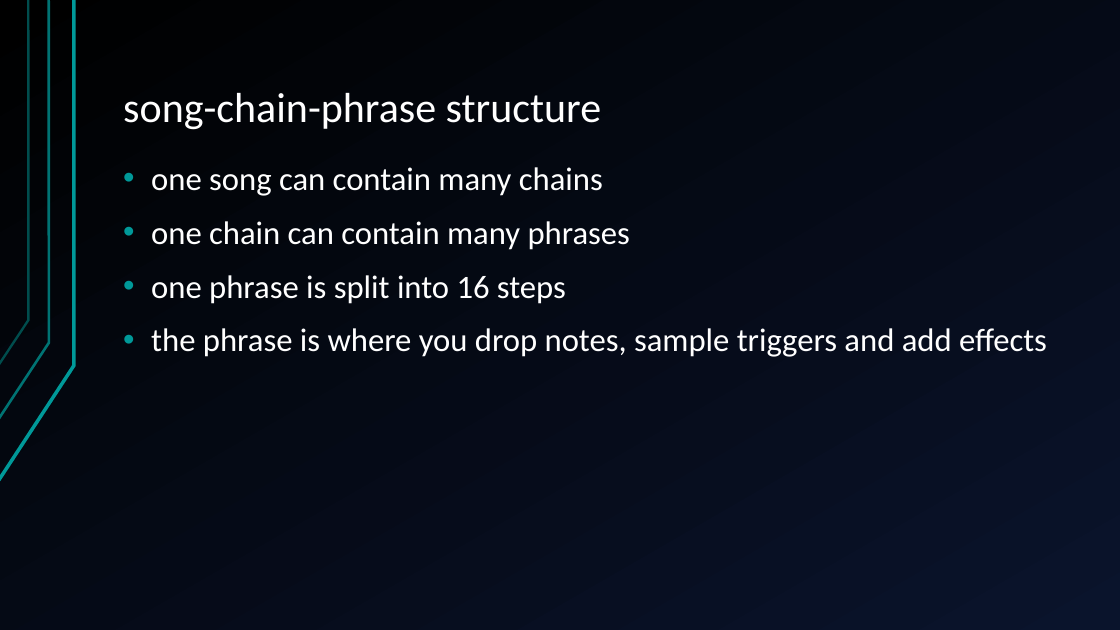
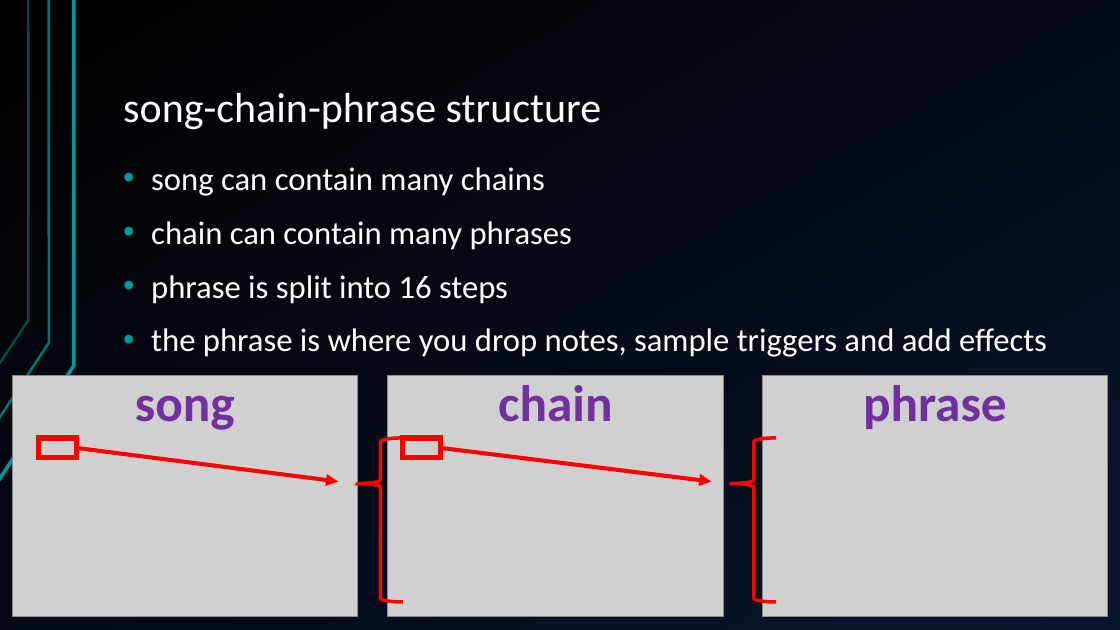
Before and after one commit to jegasus/m8-tracker-workshop, a slide deck: slide 13 of slides_v1.odp (slide 14 before the commit). Drawn at 1120x630 pixels with LibreOffice and Linux fonts; fonts in the diff are those of the drawing; grey boxes stand for pictures. Boxes give left, top, right and bottom in pixels: in the first picture for what was removed or moved away, otherwise in the second. Text is boxed around its words. In the diff, an @@ line names an element or a change of style, - is before the commit and + after.

```diff
--- a/slides_v1.odp
+++ b/slides_v1.odp
@@ text at bbox=[151, 167, 572, 304]: text changed @@
-• one song can contain many chains
-• one chain can contain many phrases
-• one phrase is split into 16 steps
+• song can contain many chains
+• chain can contain many phrases
+• phrase is split into 16 steps
@@ picture added at bbox=[13, 376, 357, 616] @@
@@ picture added at bbox=[387, 376, 723, 616] @@
@@ text added at bbox=[498, 385, 612, 422], 44 pt, text #7030A0, bold @@
+chain
@@ picture added at bbox=[763, 376, 1107, 616] @@
@@ text added at bbox=[863, 385, 1007, 429], 44 pt, text #7030A0, bold @@
+phrase
@@ text added at bbox=[135, 395, 235, 430], 44 pt, text #7030A0, bold @@
+song
@@ freeform shape added at bbox=[39, 438, 76, 458], outline #FF0000 4.51 pt @@
@@ arrow added from (76, 448) to (339, 481), #FF0000 3.49 pt @@
@@ freeform shape added at bbox=[358, 438, 402, 602], outline #FF0000 3 pt @@
@@ freeform shape added at bbox=[402, 438, 440, 458], outline #FF0000 4.51 pt @@
@@ arrow added from (440, 448) to (712, 481), #FF0000 3.49 pt @@
@@ freeform shape added at bbox=[732, 438, 776, 602], outline #FF0000 3 pt @@
```
Also in this commit, not shown: 4 other slides changed, 1 slide added.
